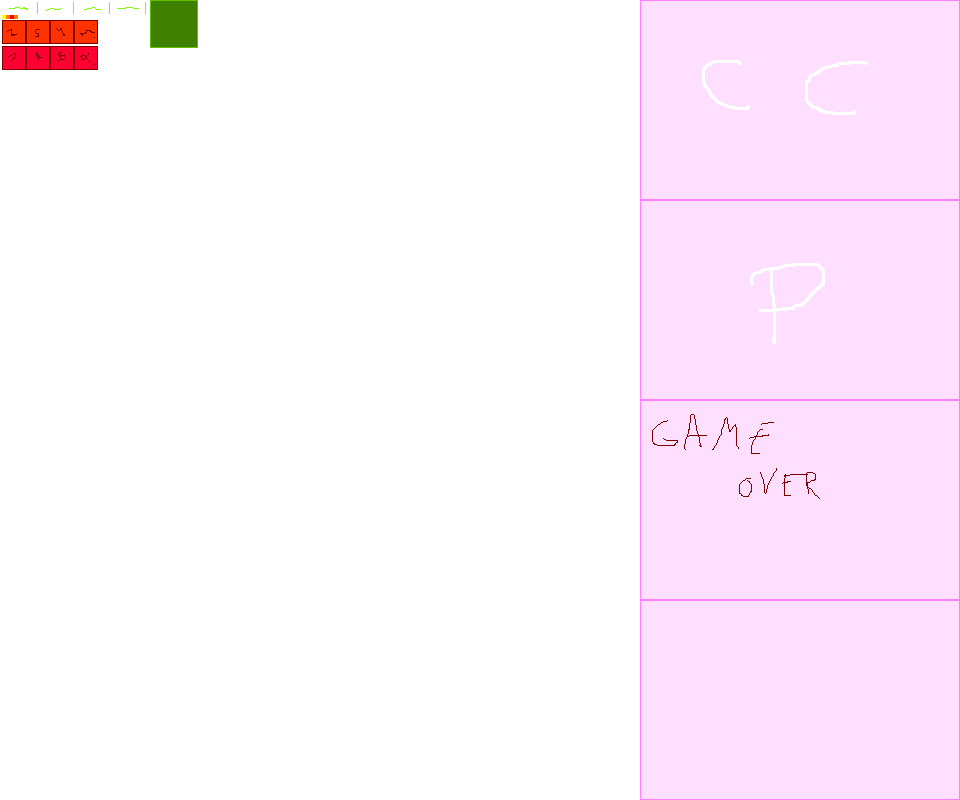
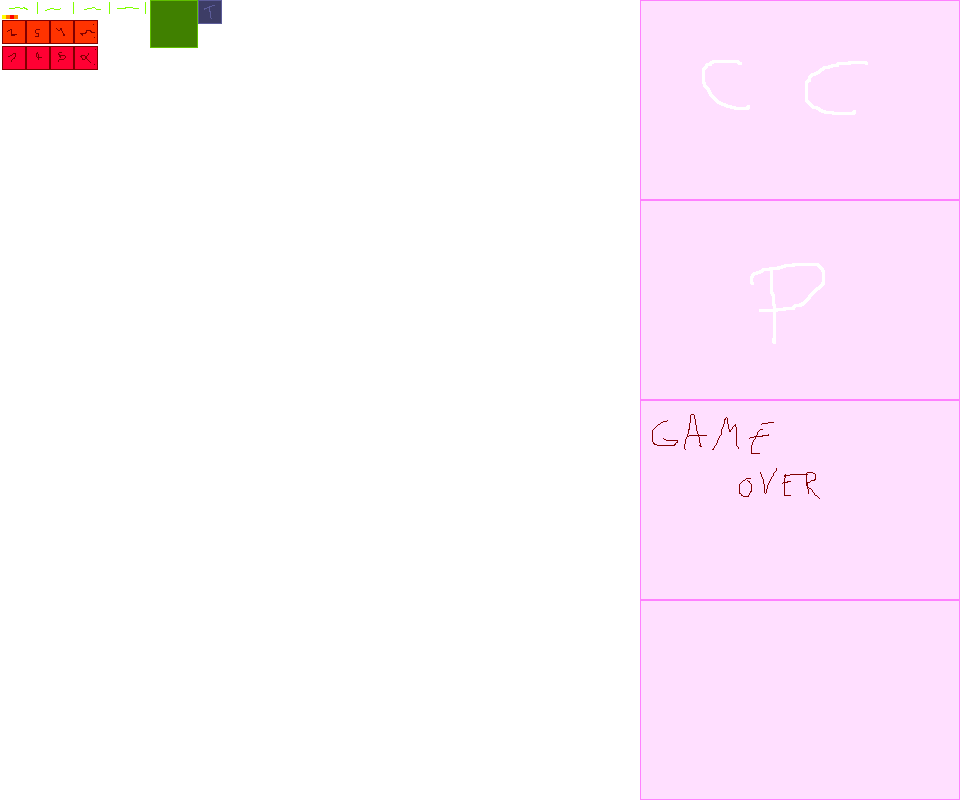
Layer changes from the first 960 × 800 image to the second:
painted on "sprites" over [left=198, top=0, right=222, bottom=24]
